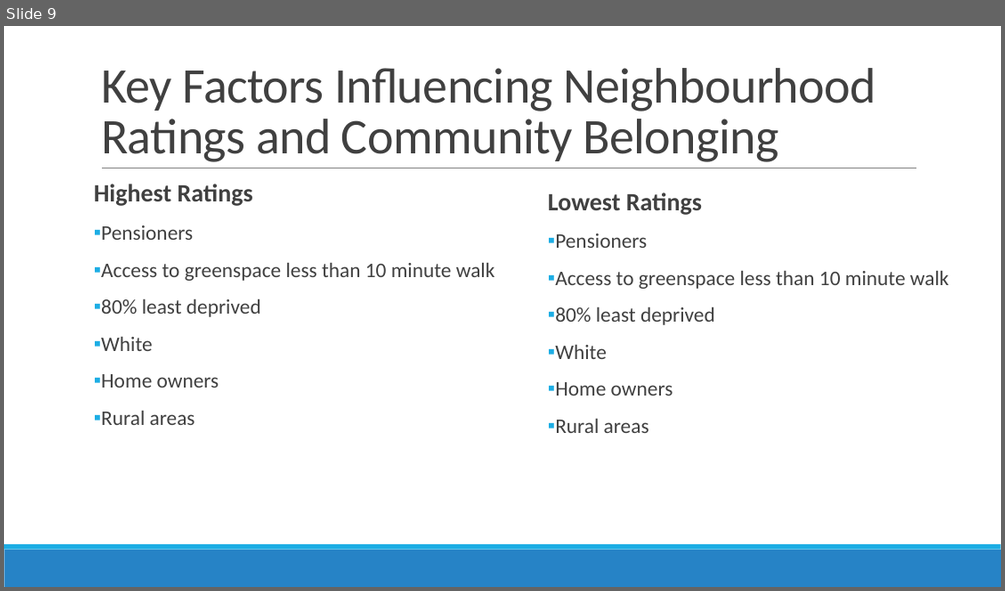
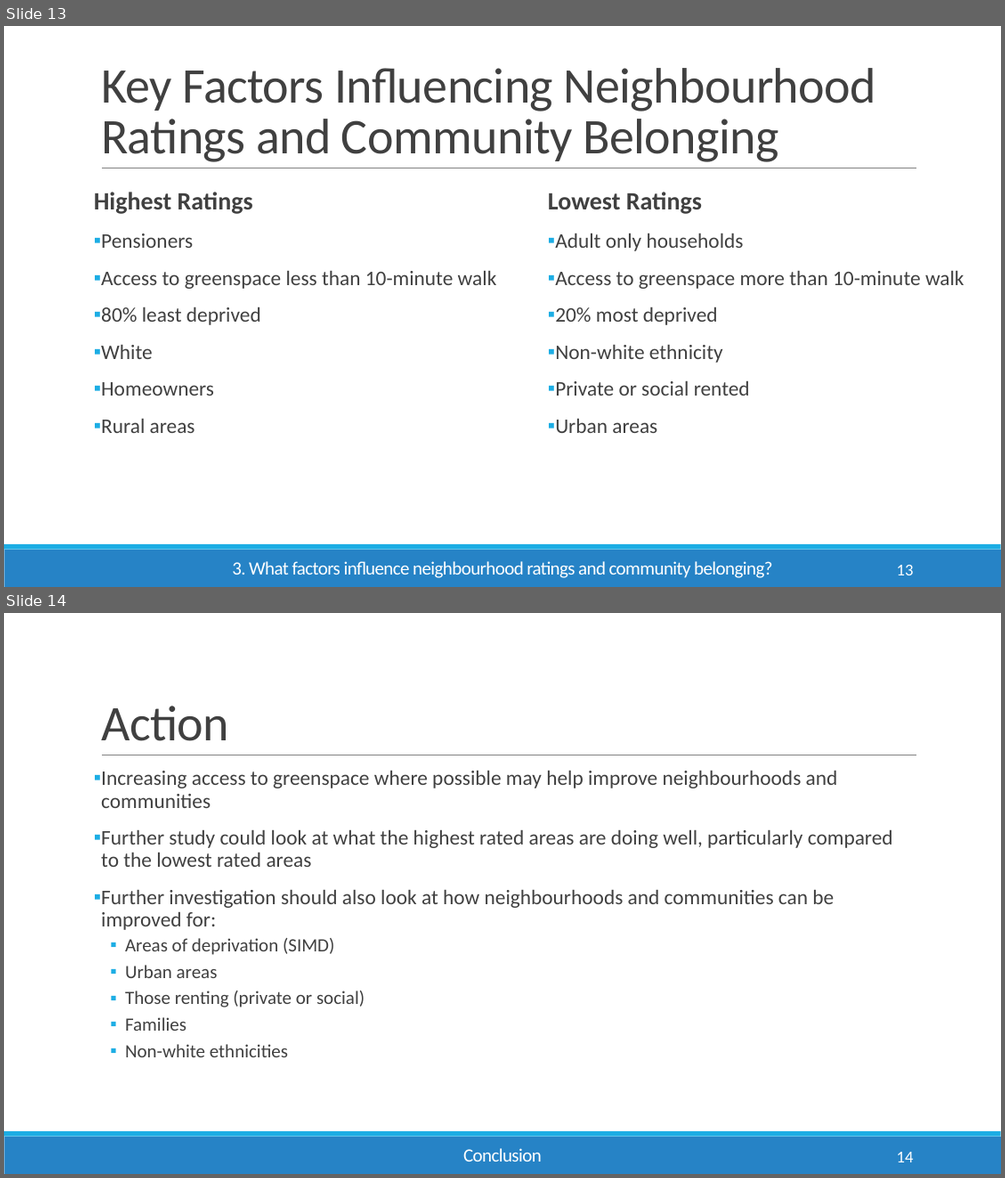
Before and after one commit to Emmz900/scottish_housing_project, a slide deck: presentation/Scottish Household Survey Analysis.pptx. Shown one above the other, each under a label of ours: slide 9 before the commit, slides 13 and 14 after it. The pictures are 1005x591 and 1005x1178 pixels, drawn with LibreOffice and Linux fonts; fonts in the diff are those of the drawing. Boxes give left, top, right and bottom in pixels: in the first picture for what was removed or moved away, otherwise in the second. Text is boxed around its words. In the diff, an @@ line names an element or a change of style, - is before the commit and + after.

```diff
--- a/presentation/Scottish Household Survey Analysis.pptx
+++ b/presentation/Scottish Household Survey Analysis.pptx
@@ slide 14 added at bbox=[4, 613, 1001, 1174], background #FFFFFF; not listed: 3 template elements that a slide beside it also shows @@
@@ title added at bbox=[101, 706, 229, 741], 48 pt, text #404040 @@
+Action
@@ text added at bbox=[101, 771, 893, 1057], 20 pt, text #404040 @@
+▪ Increasing access to greenspace where possible may help improve neighbourhoods and communities
+▪ Further study could look at what the highest rated areas are doing well, particularly compared to the lowest rated areas
+▪ Further investigation should also look at how neighbourhoods and communities can be improved for:
+  ▪ Areas of deprivation (SIMD)
+  ▪ Urban areas
+  ▪ Those renting (private or social)
+  ▪ Families
+  ▪ Non-white ethnicities
@@ text added at bbox=[463, 1148, 542, 1161], 18 pt, text #FFFFFF @@
+Conclusion
@@ page number added at bbox=[897, 1151, 914, 1162], 16 pt, text #FFFFFF @@
+14
@@ what was slide 9 is now slide 13 @@
@@ slide 13 changed as well @@
@@ text "Highest Ratings": place and size @@
-text "Highest Ratings" at bbox=[94, 184, 495, 425]
+text "Highest Ratings" at bbox=[94, 192, 497, 433]
@@ text at bbox=[555, 233, 964, 433]: text changed @@
-▪ Pensioners
-▪ Access to greenspace less than 10 minute walk
-▪ 80% least deprived
-▪ White
-▪ Home owners
-▪ Rural areas
+▪ Adult only households
+▪ Access to greenspace more than 10-minute walk
+▪ 20% most deprived
+▪ Non-white ethnicity
+▪ Private or social rented
+▪ Urban areas
@@ text at bbox=[101, 271, 497, 289]: text changed @@
-▪ Access to greenspace less than 10 minute walk
+▪ Access to greenspace less than 10-minute walk
@@ text at bbox=[101, 382, 214, 395]: spaces changed @@
-▪ Home owners
+▪ Homeowners
@@ text added at bbox=[232, 561, 772, 578], 18 pt, text #FFFFFF @@
+3. What factors influence neighbourhood ratings and community belonging?
@@ page number added at bbox=[897, 564, 914, 575], 16 pt, text #FFFFFF @@
+13
```
Also in this commit, not shown: 5 other slides changed, 8 other slides added, 5 slides removed, 4 other files.
